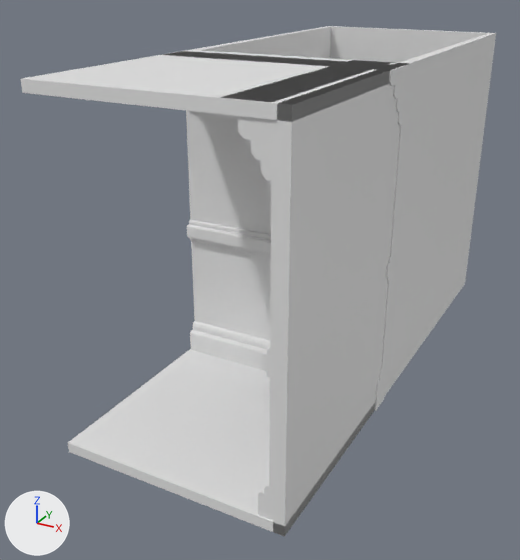
The Blender file Models/modified-room.blend, before and after one commit.
One viewpoint serves both versions: a 50 mm camera at (3.74, -5.53, 3.7) aimed at (0.69, 0.03, 0.92). Every picture has the same lights, and +X, +Y and +Z are marked at lower left. The same objects are shown in both versions, whatever each file hides.

The older version as bpy lines, for what is in view:
```python
me_plane_002 = bpy.data.meshes.new('Plane.002')
me_plane_002.from_pydata(...)  # 272 vertices, 202 faces, 2 loose edges; spans x 0.0..2.01, y -2.0..3.0, z 0.0..3.0
ob_right_corner_wall = bpy.data.objects.new('right corner wall', me_plane_002)
ob_right_corner_wall.location = (0.0, 0.0, 0.0)
```
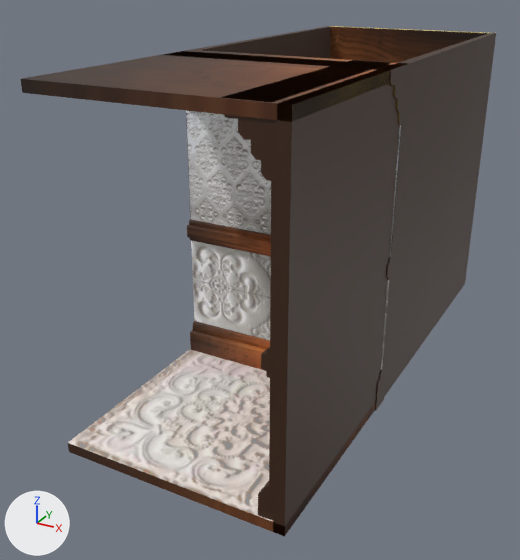
Where the change shows, as pixel boxes [x1, y1, x2, y2] in the pictures (520 x 560 px):
'right corner wall', recoloured, surface changed
    both: [21, 26, 496, 537]
part 1 of me_plane_002, recoloured
    both: [21, 26, 496, 537]
part 2 of me_plane_002, recoloured (grey to brown)
    both: [330, 27, 488, 63]
part 3 of me_plane_002, surface changed (white to grey)
    both: [68, 26, 483, 522]

Patch to the scene script:
```diff
--- a/Models/modified-room.blend.py
+++ b/Models/modified-room.blend.py
@@ img_gold_01_jpeg @@
+img_gold_01_jpeg = load_image('gold_01.jpeg', '../Assets/Textures/gold_01.jpeg', 626, 267, 'sRGB')
@@ img_madera_02_jpeg @@
+img_madera_02_jpeg = load_image('madera_02.jpeg', '../Assets/Textures/madera_02.jpeg', 1280, 800, 'sRGB')
@@ mat_gold @@
+mat_gold = principled_material('gold')
+mat_gold.texture = img_gold_01_jpeg
@@ mat_wood @@
+mat_wood = principled_material('Wood')
+mat_wood.texture = img_madera_02_jpeg
@@ mat_footer @@
+mat_footer = principled_material('footer')
+mat_footer.texture = img_02_png_001
@@ mat_cuadritos @@
+mat_cuadritos = principled_material('cuadritos')
+mat_cuadritos.texture = img_01_png_001
@@ me_plane_002 @@
 me_plane_002.from_pydata(...)  # 272 vertices, 202 faces, 2 loose edges; spans x 0.0..2.01, y -2.0..3.0, z 0.0..3.0
 # used by ob_right_corner_wall; location = (0.0, 0.0, 0.0)
+# me_plane_002 part 1: 162 of the faces centred in x 0.0..2.01, y -2.0..1.5, z 0.0..3.0 switch from no material to mat_wood (picture img_madera_02_jpeg)
+# me_plane_002 part 2: 2 of the faces centred in x 1.0, y 2.94..3.0, z 1.5..1.53 switch from no material to mat_wood (picture img_madera_02_jpeg)
+# me_plane_002 part 3: texture (UV) coordinates of 88 of 202 faces, centred in x 1.0..2.0, y -1.0..2.97, z 0.09..3.0, changed; they spanned u 0.0..0.98, v 0.0..0.98 and now span u -0.2..1.19, v 0.0..1.0
+me_plane_002.materials.append(mat_gold)  # picture img_gold_01_jpeg
+me_plane_002.materials.append(mat_textura2)  # picture img_02_png_001
+me_plane_002.materials.append(mat_footer)  # picture img_02_png_001
+me_plane_002.materials.append(mat_cuadritos)  # picture img_01_png_001
```
